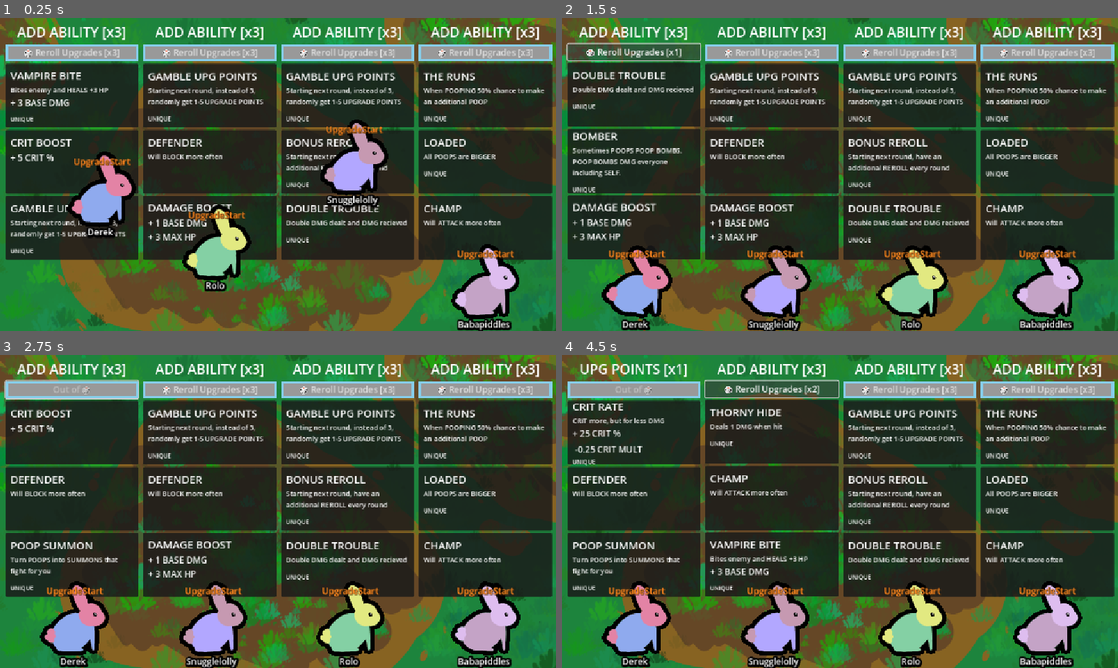
Above: before the commit, frames 1-4 (two rows, left to right).
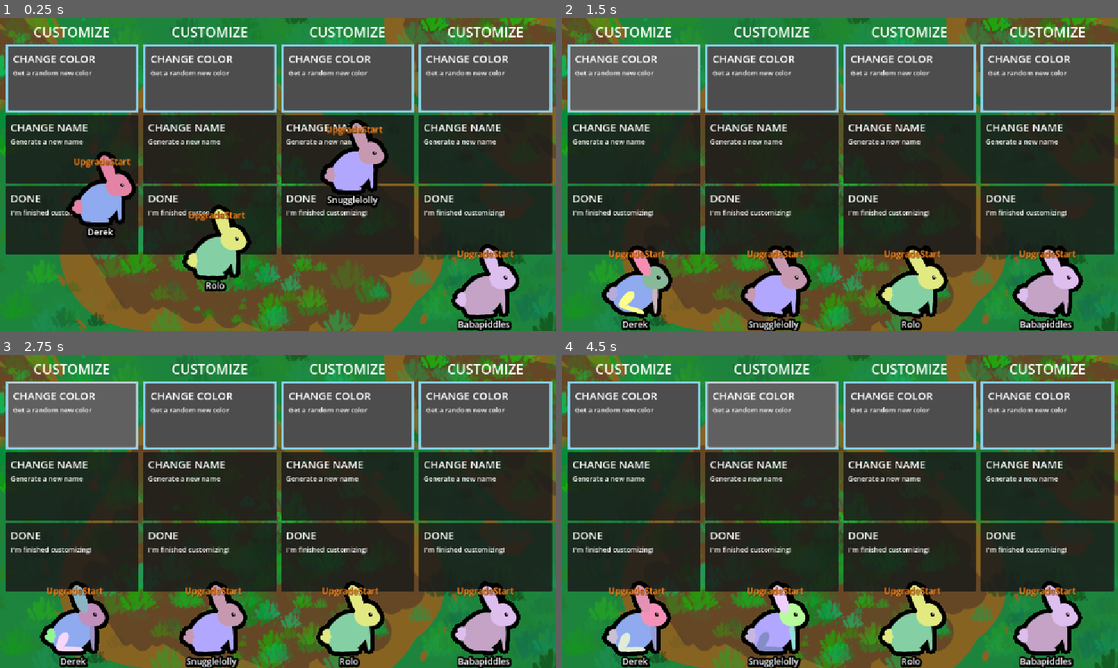
Above: after the commit, the same moments.

Repository: Galitie/tm2
Game: Godot game, scene res://test_scene.tscn
Same seed, same stepped clock (60 frames per second), same inputs: the game is played once before the commit and once after it. Sound files missing from this copy of the repository are replaced by a short silence.
Inputs (mouse positions are in pixels of both pictures, inside the frame that each line leads up to):
- Up to frame 1 (0.25 s): no input
- Up to frame 2 (1.5 s): click (634, 52) at 0.5 s, where only the run before the commit has a clickable "🎲 Reroll Upgrades [x3]"; click (634, 52) at 1.25 s, where only the run before the commit has a clickable "🎲 Reroll Upgrades [x2]"
- Up to frame 3 (2.75 s): click (72, 389) at 2 s, where only the run before the commit has a clickable "🎲 Reroll Upgrades [x1]"
- Up to frame 4 (4.5 s): click (634, 433) at 2.77 s; click (634, 433) at 3.52 s; click (773, 389) at 4.25 s, where only the run before the commit has a clickable "🎲 Reroll Upgrades [x3]"

The runs differ from the first frame. In frame 1, 30% of the frame differs, in the area x 1-100%, y 2-78%; in frame 2, 32%; in frame 3, 32%; in frame 4, 32%, in the area x 1-100%, y 2-95%.

Commit message:
Added placeholder winner screen and way to skip customizer in debug mode

Diff:
--- a/main.gd
+++ b/main.gd
@@ -27,7 +27,7 @@
 var current_round : int
 var current_mode : Modes
 var current_knocked_out_monsters : Array[Monster] = []
-enum Modes {FIGHT, UPGRADE, CUSTOMIZE}
+enum Modes {FIGHT, UPGRADE, CUSTOMIZE, GAME_END}
 
 var ready_players : Array[Node] = []
 
@@ -48,6 +48,14 @@
 				target_monster.state_machine.transition_state("knockedout")
 	if Input.is_action_just_pressed("ui_accept") and current_mode == Modes.UPGRADE:
 		set_fight_mode()
+	if Input.is_action_just_pressed("ui_accept") and current_mode == Modes.CUSTOMIZE:
+		$CustomizeMenu.disable()
+		$CustomizeMenu.hide()
+		if start_in_fight_mode:
+			set_fight_mode()
+		else:
+			set_upgrade_mode()
+
 
 
 func _init():
@@ -185,6 +193,9 @@
 			set_fight_mode()
 		else:
 			set_upgrade_mode()
+	#TODO: Make a real game end scene, placeholder for playtesting
+	if current_mode == Modes.GAME_END and Input.is_action_just_pressed("ui_accept"):
+		get_tree().reload_current_scene()
 
 func count_death(monster: Monster):
 	monster.remove_from_group("DepthEntity")
@@ -217,7 +228,6 @@
 	players.sort_custom(func(a, b): return a.victory_points > b.victory_points)
 	clear_knocked_out_monsters()
 	current_mode = Modes.UPGRADE
-	check_if_game_over()
 	sudden_death_timer.stop()
 	Globals.is_sudden_death_mode = false
 	var rerolls_amount_counter = 0
@@ -240,6 +250,7 @@
 		rerolls_amount_counter += 1
 	upgrade_menu.setup()
 	upgrade_menu.visible = true
+	check_if_game_over()
 
 
 func set_fight_mode():
@@ -400,19 +411,28 @@
 		upgrade_panel.reroll_button.text = "Out of 🎲"
 		upgrade_panel.reroll_button.disabled = true
 
-
+#TODO: Make a real game over scene, placeholder for playtesting
 func check_if_game_over():
 	if current_round >= total_rounds:
+		current_mode = Modes.GAME_END
+		$UpgradePanel.hide()
+		$WinnersLabel.show()
 		print("game over")
 		players.sort_custom(func(a, b): return a.victory_points > b.victory_points)
 		var highest_score = players[0].victory_points
 		var winners = players.filter(func(p): return p.victory_points == highest_score)
 		if winners.size() == 1:
 			print("Winner:", winners[0].name)
+			for player in players:
+				if player not in winners:
+					player.get_child(0).hide()
 		else:
 			print("It's a tie between:")
 			for p in winners:
 				print("- ", p.name)
+			for player in players:
+				if player not in winners:
+					player.get_child(0).hide()
 
 
 func clear_knocked_out_monsters():
--- a/project.godot
+++ b/project.godot
@@ -39,6 +39,17 @@
 CleanUp=""
 PlayerCustomizePanel=""
 
+[input]
+
+ui_accept={
+"deadzone": 0.5,
+"events": [Object(InputEventKey,"resource_local_to_scene":false,"resource_name":"","device":0,"window_id":0,"alt_pressed":false,"shift_pressed":false,"ctrl_pressed":false,"meta_pressed":false,"pressed":false,"keycode":4194309,"physical_keycode":0,"key_label":0,"unicode":0,"location":0,"echo":false,"script":null)
+, Object(InputEventKey,"resource_local_to_scene":false,"resource_name":"","device":0,"window_id":0,"alt_pressed":false,"shift_pressed":false,"ctrl_pressed":false,"meta_pressed":false,"pressed":false,"keycode":4194310,"physical_keycode":0,"key_label":0,"unicode":0,"location":0,"echo":false,"script":null)
+, Object(InputEventKey,"resource_local_to_scene":false,"resource_name":"","device":0,"window_id":0,"alt_pressed":false,"shift_pressed":false,"ctrl_pressed":false,"meta_pressed":false,"pressed":false,"keycode":32,"physical_keycode":0,"key_label":0,"unicode":32,"location":0,"echo":false,"script":null)
+, Object(InputEventJoypadButton,"resource_local_to_scene":false,"resource_name":"","device":-1,"button_index":6,"pressure":0.0,"pressed":false,"script":null)
+]
+}
+
 [rendering]
 
 renderer/rendering_method="gl_compatibility"
--- a/test_scene.tscn
+++ b/test_scene.tscn
@@ -27,7 +27,6 @@
 [node name="Game" type="Node2D"]
 script = ExtResource("1_fnpeg")
 override_sudden_death_time = 60.0
-disable_customizer = true
 
 [node name="Background" type="Sprite2D" parent="."]
 z_index = -99
@@ -191,6 +190,17 @@
 [node name="PauseTimer" type="Timer" parent="."]
 process_mode = 2
 
+[node name="WinnersLabel" type="Label" parent="."]
+visible = false
+offset_left = 254.0
+offset_top = 153.0
+offset_right = 899.0
+offset_bottom = 294.0
+theme_override_font_sizes/font_size = 50
+text = "WINNER(S)!
+(Press START to play again)"
+horizontal_alignment = 1
+
 [connection signal="timeout" from="RoundOverDelayTimer" to="." method="_on_round_over_delay_timer_timeout"]
 [connection signal="timeout" from="UpgradeOverDelayTimer" to="." method="_on_upgrade_over_delay_timer_timeout"]
 [connection signal="timeout" from="SuddenDeathTimer" to="." method="_on_sudden_death_timer_timeout"]
Not shown, changed: Todo.txt
